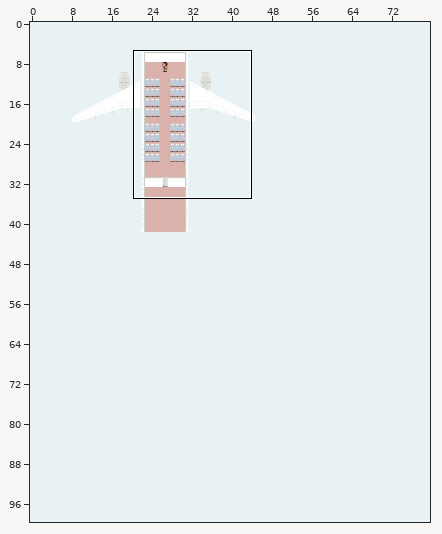
Two states of a Tiled map, Android/assets/maps/plane/plane.tmx. The first picture is a wide view before the edit; the outline marks the close-up.
Close-up. First the earlier version:
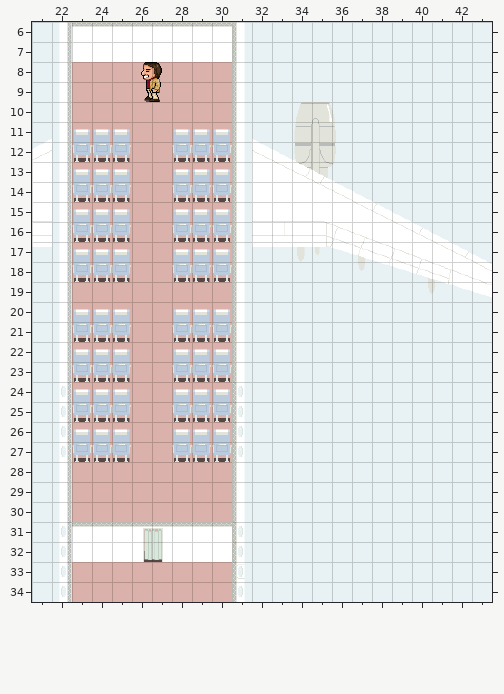
Cells are 24x24 px. Shown: x 21..43, y 6..34.
After:
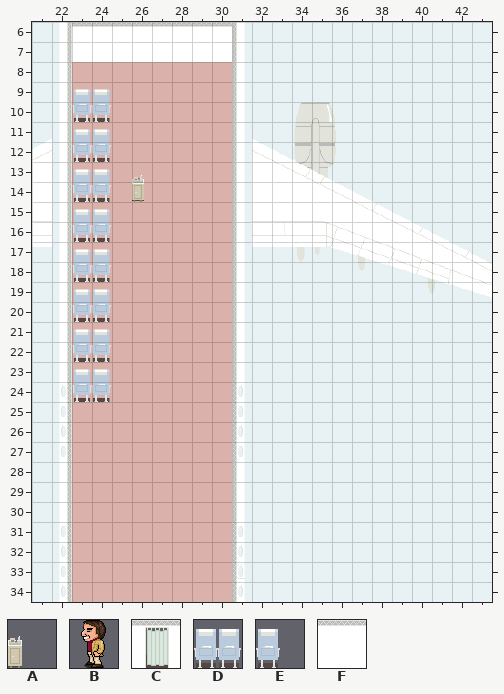
Key: from "tileset48": A 4, B 34, C 460, D 462, E 464, F 476.
_ is an empty cell.
Objects are placed by their top-left corner, in cells (3,4 is the top-left corner of cell 3,4); size is 1x1 cell unless given.
Edits made:
{"where": "layer \"Player Layer\""}
{"was": "B \"player start\" at 26,8 size 2x2"}
{"was": "D at 24,11 size 2x2"}
{"was": "E at 23,11 size 2x2"}
{"was": "D at 28,11 size 2x2"}
{"was": "E at 30,11 size 2x2"}
{"was": "E at 30,13 size 2x2"}
{"was": "D at 24,13 size 2x2"}
{"was": "E at 23,13 size 2x2"}
{"was": "D at 28,13 size 2x2"}
{"was": "E at 30,15 size 2x2"}
{"was": "D at 24,15 size 2x2"}
{"was": "E at 23,15 size 2x2"}
{"was": "D at 28,15 size 2x2"}
{"was": "E at 30,17 size 2x2"}
{"was": "D at 24,17 size 2x2"}
{"was": "D at 28,17 size 2x2"}
{"was": "E at 23,17 size 2x2"}
{"was": "E at 30,20 size 2x2"}
{"was": "D at 24,20 size 2x2"}
{"was": "E at 23,20 size 2x2"}
{"was": "D at 28,20 size 2x2"}
{"was": "E at 30,22 size 2x2"}
{"was": "D at 24,22 size 2x2"}
{"was": "D at 28,22 size 2x2"}
{"was": "E at 23,22 size 2x2"}
{"was": "D at 28,24 size 2x2"}
{"was": "D at 24,24 size 2x2"}
{"was": "E at 30,24 size 2x2"}
{"was": "E at 23,24 size 2x2"}
{"was": "D at 24,26 size 2x2"}
{"was": "D at 28,26 size 2x2"}
{"was": "E at 30,26 size 2x2"}
{"was": "E at 23,26 size 2x2"}
{"was": "F at 29,31 size 2x2"}
{"was": "F at 28,31 size 2x2"}
{"was": "F at 23,31 size 2x2"}
{"was": "F at 24,31 size 2x2"}
{"was": "C \"DoorMapObject\" at 26,31 size 2x2"}
{"where": "layer \"Above Player\""}
{"y":10,"x":23,"old":"_","new":"D"}
{"y":12,"x":23,"old":"_","new":"D"}
{"y":14,"x":23,"old":"_","new":"D"}
{"y":14,"x":26,"old":"_","new":"A"}
{"y":16,"x":23,"old":"_","new":"D"}
{"y":18,"x":23,"old":"_","new":"D"}
{"y":20,"x":23,"old":"_","new":"D"}
{"y":22,"x":23,"old":"_","new":"D"}
{"y":24,"x":23,"old":"_","new":"D"}
